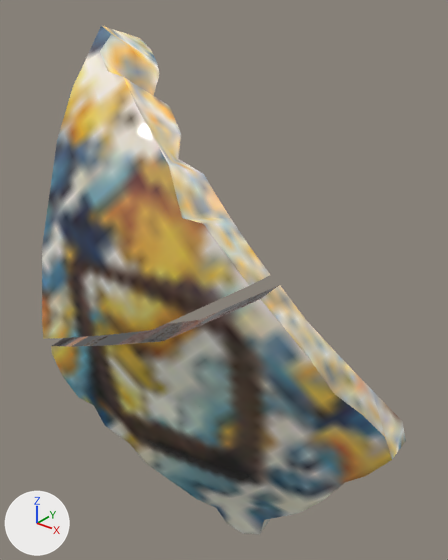
An edit to the glTF model obj/Ceramic012.gltf, drawn before and after from the same camera.
Camera for both pictures: a camera (50 mm lens) standing at (-0.2605, -0.0262, -0.4338) and looking at (-0.3187, 0.0467, -0.4789). The lights are fixed; the arrows at lower left show +X, +Y and +Z. Where no turn or scale is listed for an object, it has been applied to the vertices.

Names of what the first picture shows: 'Ceramic012', 'Ceramic012_001', 'Ceramic012_002', 'Ceramic012_003'.
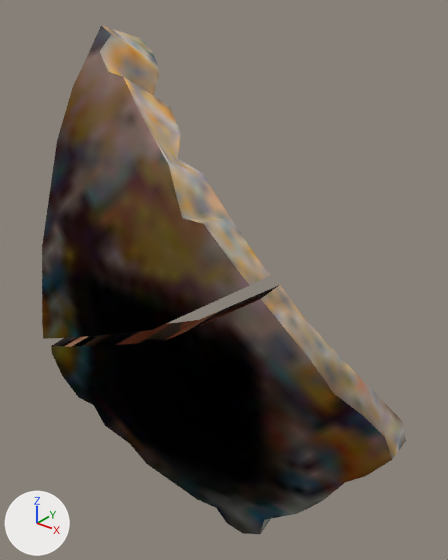
Where the change shows, as pixel boxes [x1, y1, x2, y2] in the pictures (448 x 560 px):
'Ceramic012', recoloured
    both: [42, 26, 270, 339]
'Ceramic012_002', recoloured
    both: [163, 285, 406, 497]
'Ceramic012_001', recoloured
    both: [51, 320, 198, 492]
'Ceramic012_003', recoloured
    both: [167, 379, 327, 534]

What changed in the scene script:
```text
Add mat_harrow:
    mat_harrow = bpy.data.materials.new('Harrow')
    # colours: black #000000
    # uses the picture img_branalp_diffuse_baked_jpg
Change me_plane_054:
    where me_plane_054.from_pydata(...)  # 89 vertices, 174 faces; spans x -0.0186..0.0253, y -0.0099..0.0218, z -0.0237..0.0293
    remove me_plane_054.materials.append(mat_branalp)
    add me_plane_054.materials.append(mat_harrow)
Change me_plane_128:
    where me_plane_128.from_pydata(...)  # 63 vertices, 122 faces; spans x -0.0189..0.0094, y -0.0063..0.009, z -0.0213..0.0132
    remove me_plane_128.materials.append(mat_branalp)
    add me_plane_128.materials.append(mat_harrow)
Change me_plane_129:
    where me_plane_129.from_pydata(...)  # 61 vertices, 118 faces; spans x -0.0154..0.018, y -0.0104..0.0125, z -0.0158..0.0193
    remove me_plane_129.materials.append(mat_branalp)
    add me_plane_129.materials.append(mat_harrow)
Change me_plane_130:
    where me_plane_130.from_pydata(...)  # 65 vertices, 126 faces; spans x -0.0094..0.0166, y -0.0089..0.012, z -0.0182..0.0161
    remove me_plane_130.materials.append(mat_branalp)
    add me_plane_130.materials.append(mat_harrow)
```
